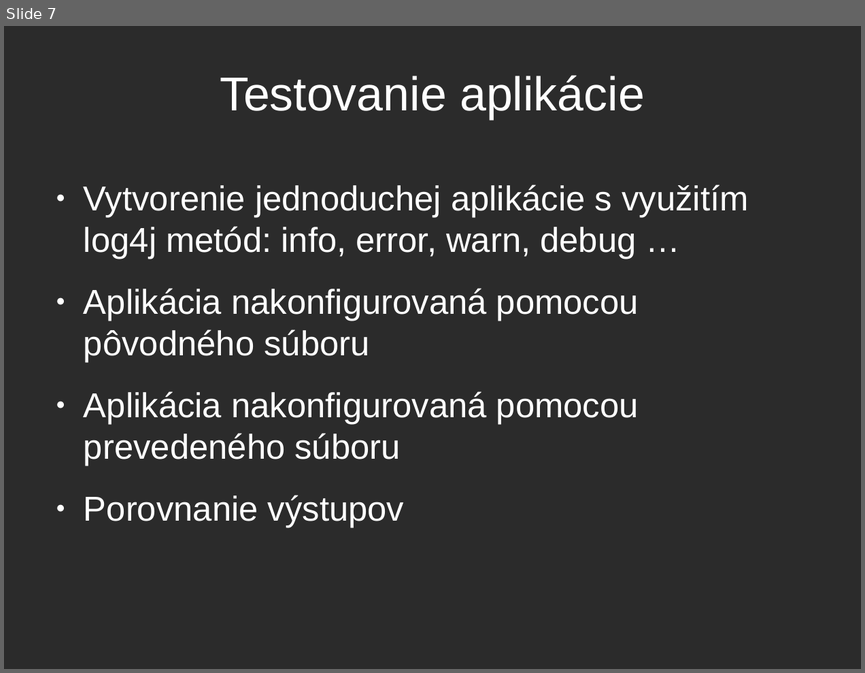
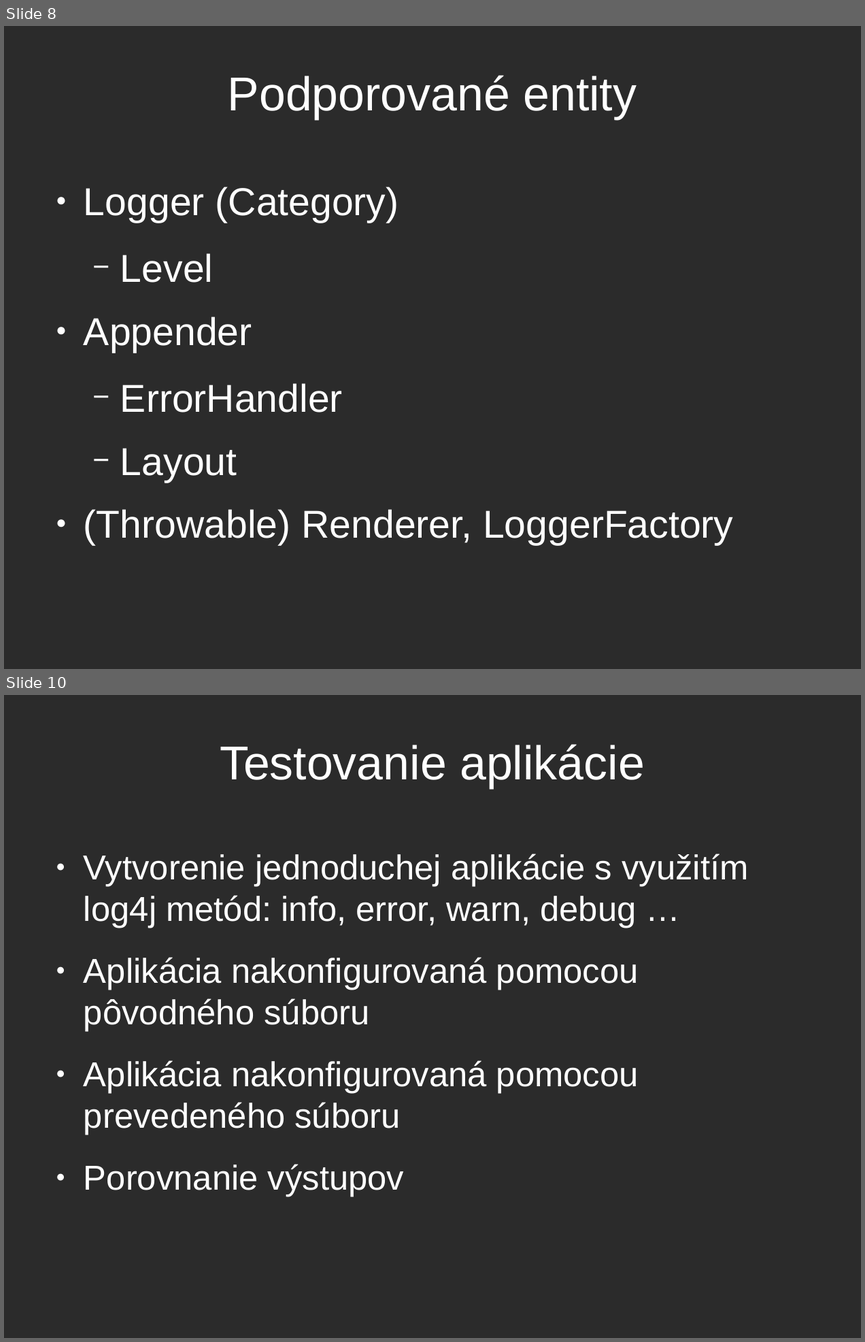
Before and after one commit to balent/Log4j-Convert-Configuration, a slide deck: prezentacia/log4j.odp. Shown one above the other, each under a label of ours: slide 7 before the commit, slides 8 and 10 after it; the slides between them are not shown. The pictures are 865x673 and 865x1342 pixels, drawn with LibreOffice and Linux fonts; fonts in the diff are those of the drawing; background and template pictures are left out; a plain dark background stands for a picture behind light text. Boxes give left, top, right and bottom in pixels: in the first picture for what was removed or moved away, otherwise in the second. Text is boxed around its words. In the diff, an @@ line names an element or a change of style, - is before the commit and + after.

```diff
--- a/prezentacia/log4j.odp
+++ b/prezentacia/log4j.odp
@@ slide 8 added at box(4, 26, 861, 669), background picture (left out) @@
@@ title added at box(228, 75, 636, 120), 44 pt, text #FFFFFF @@
+Podporované entity
@@ text added at box(84, 186, 733, 545), 36 pt, text #FFFFFF @@
+● Logger (Category)
+  − Level
+● Appender
+  − ErrorHandler
+  − Layout
+● (Throwable) Renderer, LoggerFactory
@@ what was slide 7 is now slide 10 @@
```
Also in this commit, not shown: 7 slides changed, 4 other slides added, 1 slide removed.
